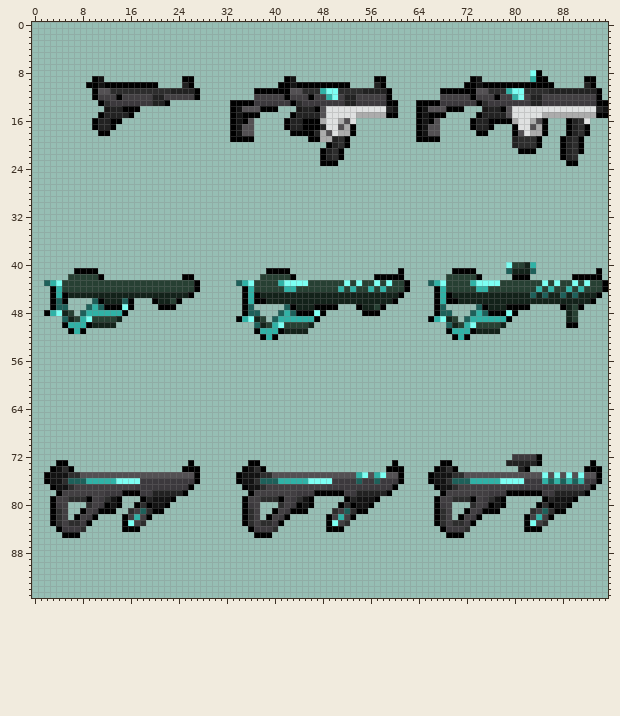
One commit to this sprite sheet: resources/sprites/weapons_sheet.png. Above is the file before it was changed.
The file is 96x96 pixels. Colours within 5 levels of each other are drawn and written as one.
After:
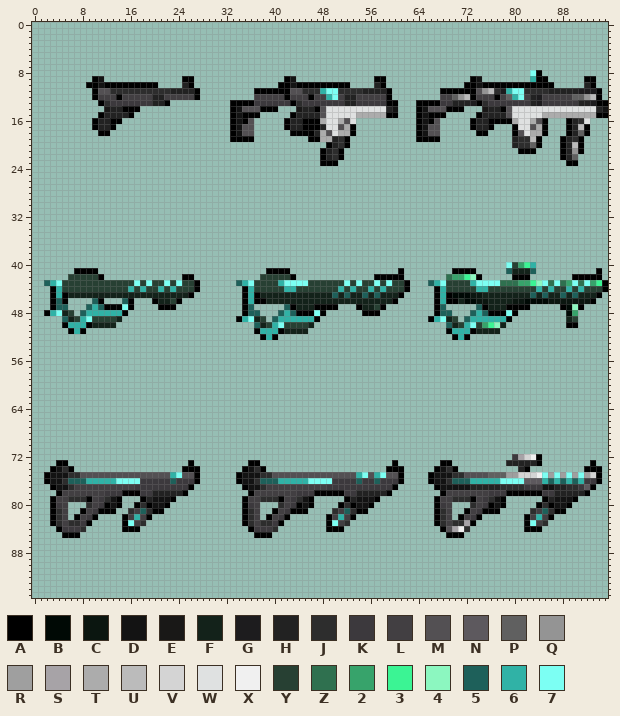
Palette (. is transparent): A #000000  B #000905  C #0b1610  D #131313  E #191817  F #13221a  G #1d1c1e  H #222222  J #2d2d2d  K #3c393d  L #423f42  M #535053  N #5d595e  P #606060  Q #949494  R #9f9f9f  S #a7a3a7  T #acacac  U #bbbbbb  V #d4d4d4  W #dfe1e1  X #f0f0f0  Y #274033  Z #2f704f  2 #37a36b  3 #3bf494  4 #8cf7c0  5 #1e605a  6 #30b2a6  7 #7cfff3
Edits made:
Changed rows in their new state; - is an unchanged pixel.
first column x 70:
11 -----QU-G------------GGG
12 PQU------P----G-----PPQU
13 HHHG----------G------HHG
first column x 83:
17 --------U
18 --------P
19 U--------
20 P------U-
21 -------Q-
22 -------P-
first column x 12:
40 ---------------------------------------------------------------------23------------
42 ---------------------------------------------------------Z2234---------------------
43 -----7-7--7-7-----------------------------------------------------ZZZ2234-Z-Z2-Z-23
44 ----6-6--6-6-----------------------------------------------------------------------
45 --------------------------------------5-5--5-5------------BBBCC--------------------
46 ...---------------------------------------------------------BBCC----CCBBBBCCCCCCC--
47 -----------------------------------------------------------------------------B4----
48 -----------------------------------------------------------------------------B2----
50 ---------------------------------------------------------------234-----------------
first column x 23:
72 ----------------------------------------------------------SVX----------
75 67---------------------------------------------------PPPRRVVVX-R-R-R-RV
76 5----------------------------------------------------------NNN---------
77 -----------------------------------------------DDDHHHHHJJJJ---DDHHJJ-N-
first column x 69:
83 ---S
84 MSX-
